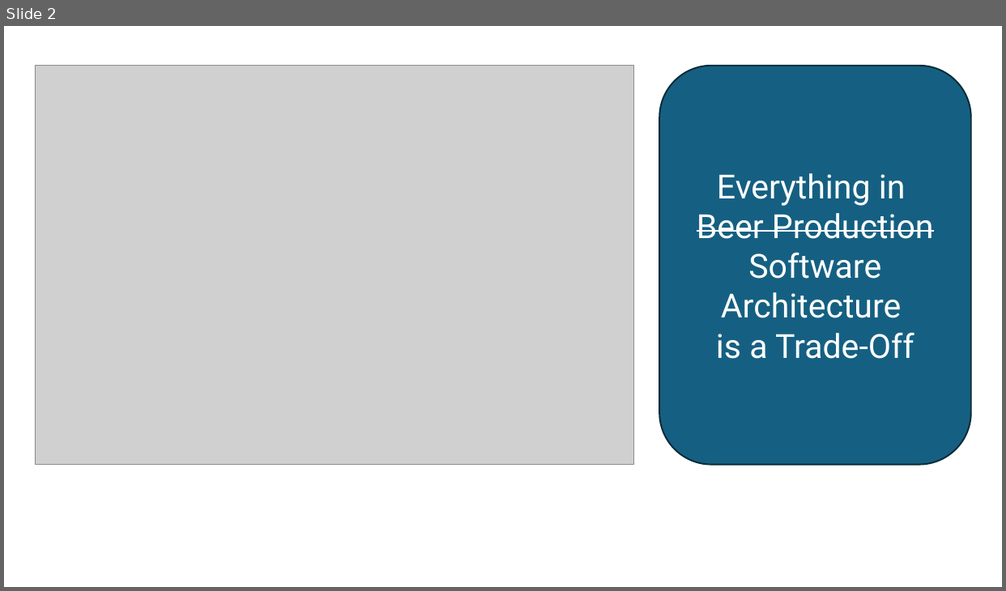
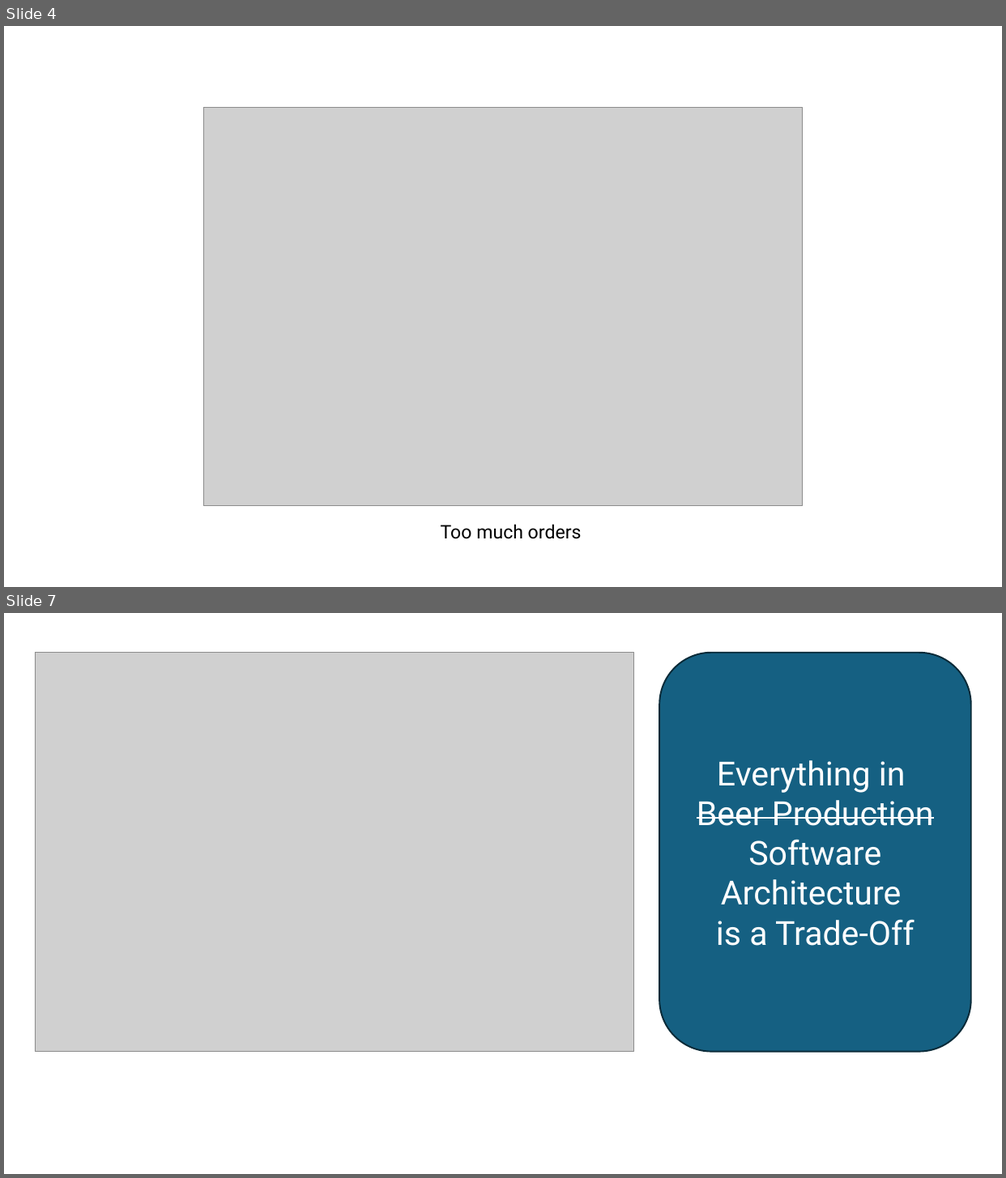
Before and after one commit to Ace68/BlazorAndDistributedSystems, a slide deck: slides/Ideas.pptx. Shown one above the other, each under a label of ours: slide 2 before the commit, slides 4 and 7 after it; the slides between them are not shown. The pictures are 1006x591 and 1006x1178 pixels, drawn with LibreOffice and Linux fonts; fonts in the diff are those of the drawing; grey boxes stand for pictures. Boxes give left, top, right and bottom in pixels: in the first picture for what was removed or moved away, otherwise in the second. Text is boxed around its words. In the diff, an @@ line names an element or a change of style, - is before the commit and + after.

```diff
--- a/slides/Ideas.pptx
+++ b/slides/Ideas.pptx
@@ slide 4 added at (4, 26, 1002, 587), background #FFFFFF @@
@@ picture added at (204, 107, 803, 506) @@
@@ text added at (441, 524, 582, 540), 18 pt, text #000000 @@
+Too much orders
@@ what was slide 2 is now slide 7 @@
```
Also in this commit, not shown: 5 other slides added, 1 slide removed, 5 other files.
